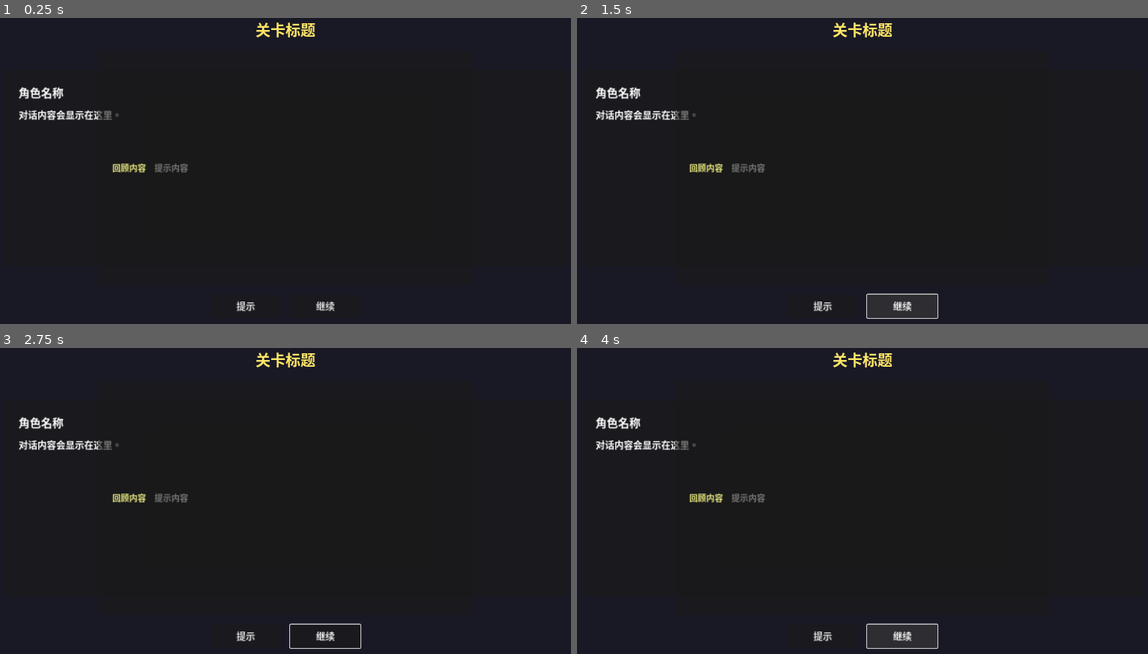
Above: before the commit, frames 1-4 (two rows, left to right).
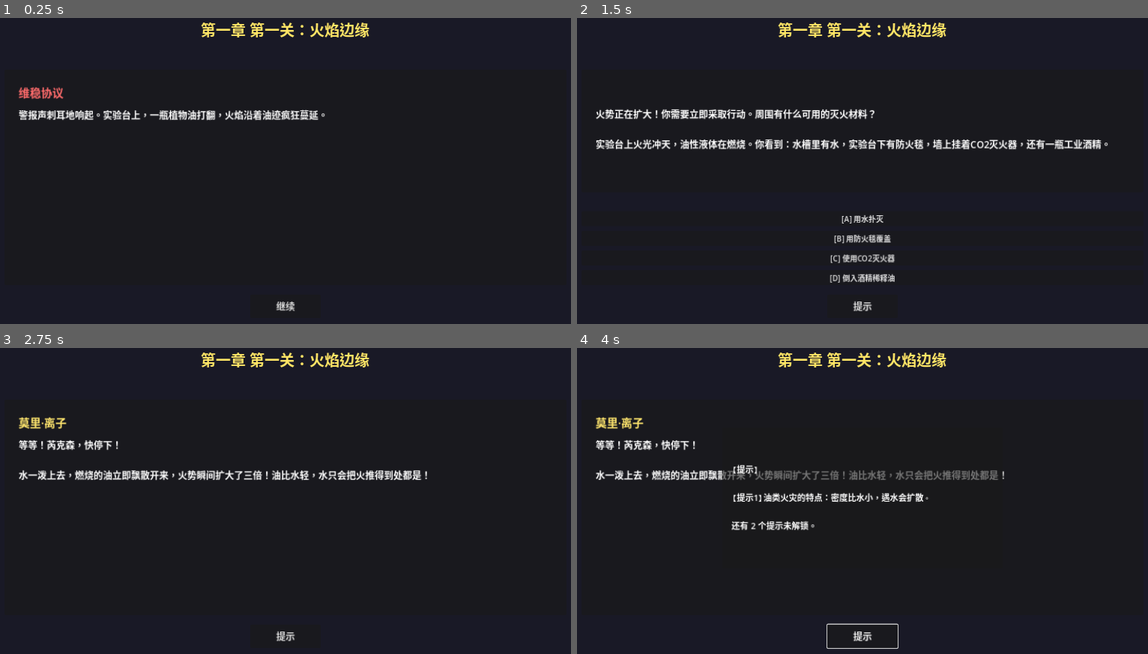
Above: after the commit, the same moments.

Repository: diaoxiaoniu/weird-lab-element-escape
Game: Godot game, scene res://scenes/level_player.tscn
Two runs of this game, one before a commit and one after it. Both use one fixed random seed, a clock stepped at 60 frames per second and the inputs below.
Inputs (mouse positions are in pixels of both pictures, inside the frame that each line leads up to):
- Up to frame 1 (0.25 s): no input
- Up to frame 2 (1.5 s): click (822, 305) at 0.5 s, where only the run before the commit has a clickable "提示"; click "继续" at 1.25 s
- Up to frame 3 (2.75 s): click (285, 549) at 2 s, where only the run after the commit has a clickable "[A] 用水扑灭"
- Up to frame 4 (4 s): click "提示" at 2.75 s; click (902, 635) at 3.5 s, where only the run before the commit has a clickable "继续"

The runs differ from the first frame. In frame 1, 2.8% of the frame differs, in the area x 3-65%, y 1-96%; in frame 2, 5.5%, in the area x 3-94%, y 1-99%; in frame 3, 3.7%; in frame 4, 4.4%.
Error before the commit: Invalid assignment of property or key 'text' with value of type 'String' on a base object of type 'null instance'. (res://scripts/level_player.gd:61)

Commit message:
Fix node path references using unique names
修复问题：
- 场景中的节点路径与脚本中的 @onready 引用不匹配
- 导致运行时出现 'null instance' 错误

解决方案：
- 在 scenes/level_player.tscn 中为所有关键 UI 节点添加 unique_name_in_owner = true
- 在 scripts/level_player.gd 中使用 %NodeName 语法替代完整路径

修改的节点：
- TitleLabel, StatusLabel
- SpeakerLabel, DialogueLabel
- InvestigateRow, ChoiceRow
- TipsBtn, ContinueBtn
- TipPanel, TipLabel
- RecapPanel, RecapLabel

优点：
- 节点引用不再依赖完整路径
- 重构场景层级不会破坏脚本引用
- 更简洁、更可维护

在 Godot 4.7 中测试通过

Co-authored-by: diaoxiaoniu <diaoxiaoniu@users.noreply.github.com>

Diff:
--- a/scenes/level_player.tscn
+++ b/scenes/level_player.tscn
@@ -37,6 +37,7 @@
 theme_override_constants/separation = 20
 
 [node name="TitleLabel" type="Label" parent="MainContainer/VBox"]
+unique_name_in_owner = true
 layout_mode = 2
 theme_override_colors/font_color = Color(1, 0.9, 0.4, 1)
 theme_override_font_sizes/font_size = 32
@@ -44,6 +45,7 @@
 horizontal_alignment = 1
 
 [node name="StatusLabel" type="Label" parent="MainContainer/VBox"]
+unique_name_in_owner = true
 layout_mode = 2
 theme_override_colors/font_color = Color(0.7, 0.7, 0.7, 1)
 theme_override_font_sizes/font_size = 16
@@ -66,11 +68,13 @@
 theme_override_constants/separation = 15
 
 [node name="SpeakerLabel" type="Label" parent="MainContainer/VBox/DialoguePanel/DialogueBox/VBox"]
+unique_name_in_owner = true
 layout_mode = 2
 theme_override_font_sizes/font_size = 24
 text = "角色名称"
 
 [node name="DialogueLabel" type="Label" parent="MainContainer/VBox/DialoguePanel/DialogueBox/VBox"]
+unique_name_in_owner = true
 layout_mode = 2
 size_flags_vertical = 3
 theme_override_font_sizes/font_size = 20
@@ -78,10 +82,12 @@
 autowrap_mode = 3
 
 [node name="InvestigateRow" type="VBoxContainer" parent="MainContainer/VBox"]
+unique_name_in_owner = true
 layout_mode = 2
 theme_override_constants/separation = 10
 
 [node name="ChoiceRow" type="VBoxContainer" parent="MainContainer/VBox"]
+unique_name_in_owner = true
 layout_mode = 2
 theme_override_constants/separation = 10
 
@@ -91,18 +97,21 @@
 alignment = 1
 
 [node name="TipsBtn" type="Button" parent="MainContainer/VBox/ButtonRow"]
+unique_name_in_owner = true
 custom_minimum_size = Vector2(150, 50)
 layout_mode = 2
 theme_override_font_sizes/font_size = 20
 text = "提示"
 
 [node name="ContinueBtn" type="Button" parent="MainContainer/VBox/ButtonRow"]
+unique_name_in_owner = true
 custom_minimum_size = Vector2(150, 50)
 layout_mode = 2
 theme_override_font_sizes/font_size = 20
 text = "继续"
 
 [node name="TipPanel" type="PanelContainer" parent="."]
+unique_name_in_owner = true
 layout_mode = 1
 anchors_preset = 8
 anchor_left = 0.5
@@ -124,12 +133,14 @@
 theme_override_constants/margin_bottom = 20
 
 [node name="TipLabel" type="Label" parent="TipPanel/MarginContainer"]
+unique_name_in_owner = true
 layout_mode = 2
 theme_override_font_sizes/font_size = 18
 text = "提示内容"
 autowrap_mode = 3
 
 [node name="RecapPanel" type="PanelContainer" parent="."]
+unique_name_in_owner = true
 layout_mode = 1
 anchors_preset = 8
 anchor_left = 0.5
@@ -151,6 +162,7 @@
 theme_override_constants/margin_bottom = 30
 
 [node name="RecapLabel" type="Label" parent="RecapPanel/MarginContainer"]
+unique_name_in_owner = true
 layout_mode = 2
 theme_override_colors/font_color = Color(0.9, 0.9, 0.5, 1)
 theme_override_font_sizes/font_size = 18
--- a/scripts/level_player.gd
+++ b/scripts/level_player.gd
@@ -18,19 +18,19 @@
 var unlocked_tips: Array = []
 var selected_choice: String = ""
 
-# UI节点引用
-@onready var TitleLabel: Label = $TitleLabel
-@onready var SpeakerLabel: Label = $SpeakerLabel
-@onready var DialogueLabel: Label = $DialogueLabel
-@onready var ContinueBtn: Button = $ContinueBtn
-@onready var TipsBtn: Button = $TipsBtn
-@onready var TipPanel: PanelContainer = $TipPanel
-@onready var TipLabel: Label = $TipPanel/TipLabel
-@onready var InvestigateRow: VBoxContainer = $InvestigateRow
-@onready var ChoiceRow: VBoxContainer = $ChoiceRow
-@onready var RecapPanel: PanelContainer = $RecapPanel
-@onready var RecapLabel: Label = $RecapPanel/RecapLabel
-@onready var StatusLabel: Label = $StatusLabel
+# UI节点引用（使用唯一名称避免路径依赖）
+@onready var TitleLabel: Label = %TitleLabel
+@onready var SpeakerLabel: Label = %SpeakerLabel
+@onready var DialogueLabel: Label = %DialogueLabel
+@onready var ContinueBtn: Button = %ContinueBtn
+@onready var TipsBtn: Button = %TipsBtn
+@onready var TipPanel: PanelContainer = %TipPanel
+@onready var TipLabel: Label = %TipLabel
+@onready var InvestigateRow: VBoxContainer = %InvestigateRow
+@onready var ChoiceRow: VBoxContainer = %ChoiceRow
+@onready var RecapPanel: PanelContainer = %RecapPanel
+@onready var RecapLabel: Label = %RecapLabel
+@onready var StatusLabel: Label = %StatusLabel
 
 func _ready() -> void:
 	# 加载角色数据
